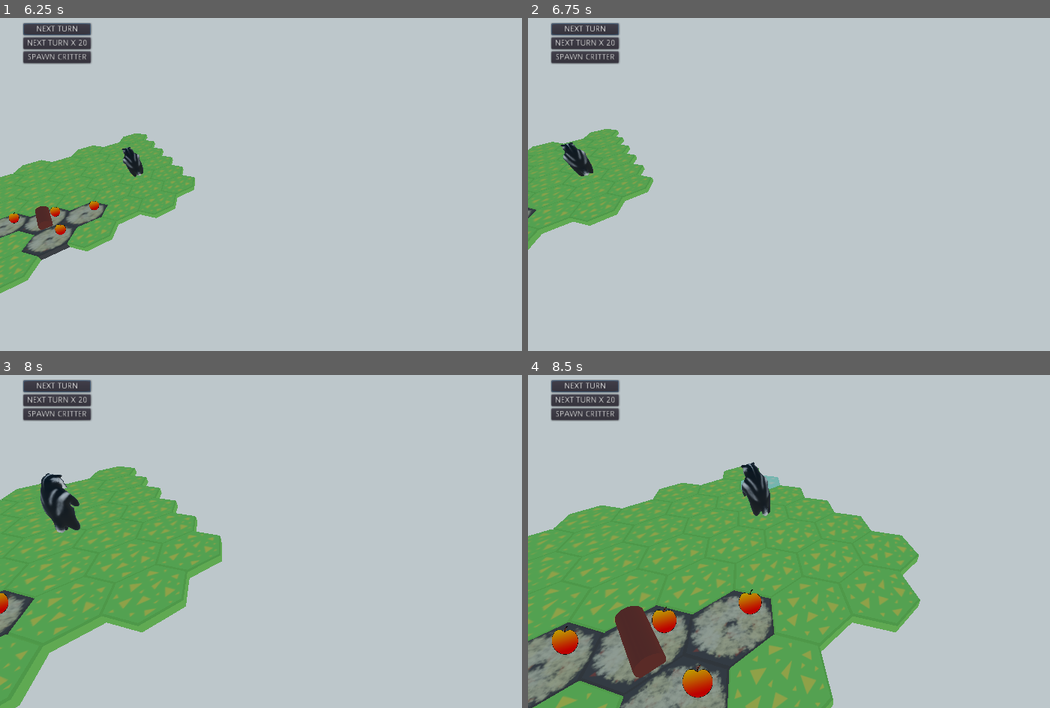
Above: before the commit, frames 1-4 (two rows, left to right).
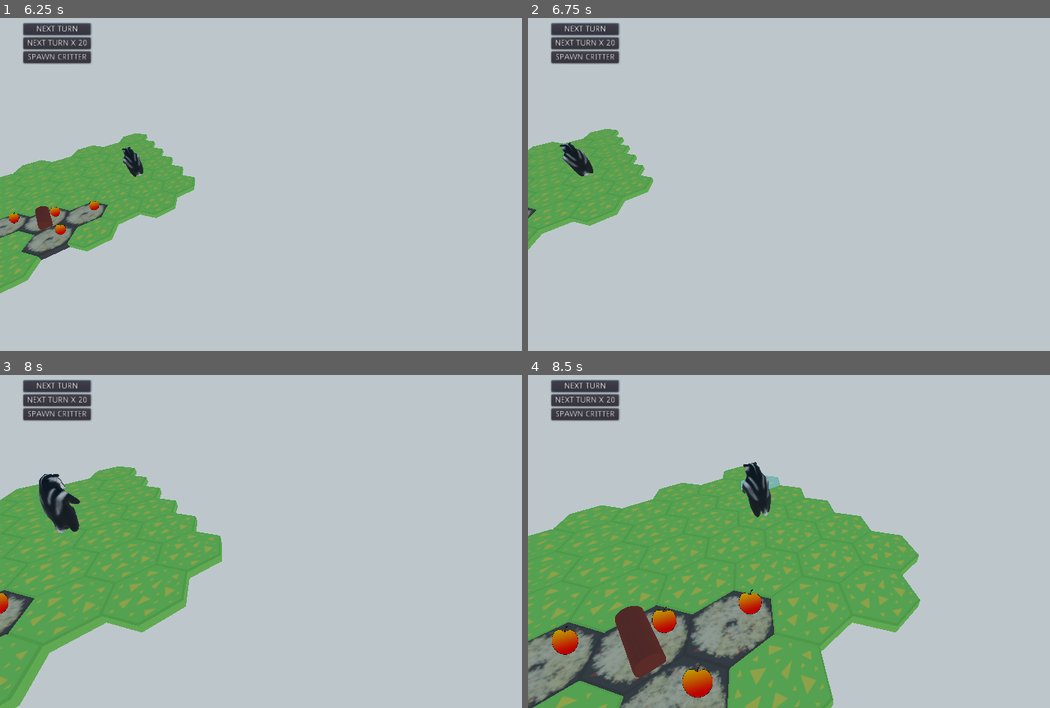
Above: after the commit, the same moments.

Repository: BVenturaDev/UMM
Game: Godot game, scene res://scenes/levels/main_level.tscn
The game is run twice, just before and just after one commit, with the same random seed, the same clock (stepped at 60 frames per second) and the same inputs.
Inputs (mouse positions are in pixels of both pictures, inside the frame that each line leads up to):
- Up to frame 1 (6.25 s): click "NEXT TURN" at 0.5 s; click "NEXT TURN" at 1.25 s; click "NEXT TURN X 20" at 2 s; click "NEXT TURN X 20" at 2.75 s; click "SPAWN CRITTER" at 3.5 s; tap Enter (ui_accept) at 4.25, 4.52, 5.27 s; move the mouse to (433, 157) at 4.27 s; hold Right (ui_right) 4.28-5.03 s; click (433, 157) at 4.42 s; move the mouse to (177, 194) at 5.02 s; hold Down (ui_down) 5.03-5.78 s; move the mouse to (360, 97) at 5.77 s; hold Right (ui_right) from 5.78 s (still down)
- Up to frame 2 (6.75 s): move the mouse to (799, 244) at 6.52 s; release Right (ui_right) at 6.53 s; hold Up (ui_up) from 6.53 s (still down); click (799, 244) at 6.67 s
- Up to frame 3 (8 s): tap Enter (ui_accept) at 6.77, 7.52 s; move the mouse to (480, 584) at 7.27 s; release Up (ui_up) at 7.28 s; hold Left (ui_left) from 7.28 s (still down)
- Up to frame 4 (8.5 s): keep holding Left (ui_left); move the mouse to (648, 478) at 8.02 s; tap Enter (ui_accept) at 8.27 s

Frame 1 is identical in both runs. In frame 2, less than 0.1% of the frame differs, in the area x 6-13%, y 37-45%; in frame 3, 0.3%, in the area x 7-16%, y 29-48%; in frame 4, 0.2%.

Commit message:
Fix error with queue free and system yield

Diff:
--- a/src/entities/critter.gd
+++ b/src/entities/critter.gd
@@ -107,9 +107,6 @@
 		yield(tween,"tween_all_completed")
 		if is_alive:
 			anim.play("idle")
-			anim.stop()
-			yield(get_tree().create_timer(randf()),"timeout")
-			anim.play("idle")
 		else:
 			anim.play("death")
 
